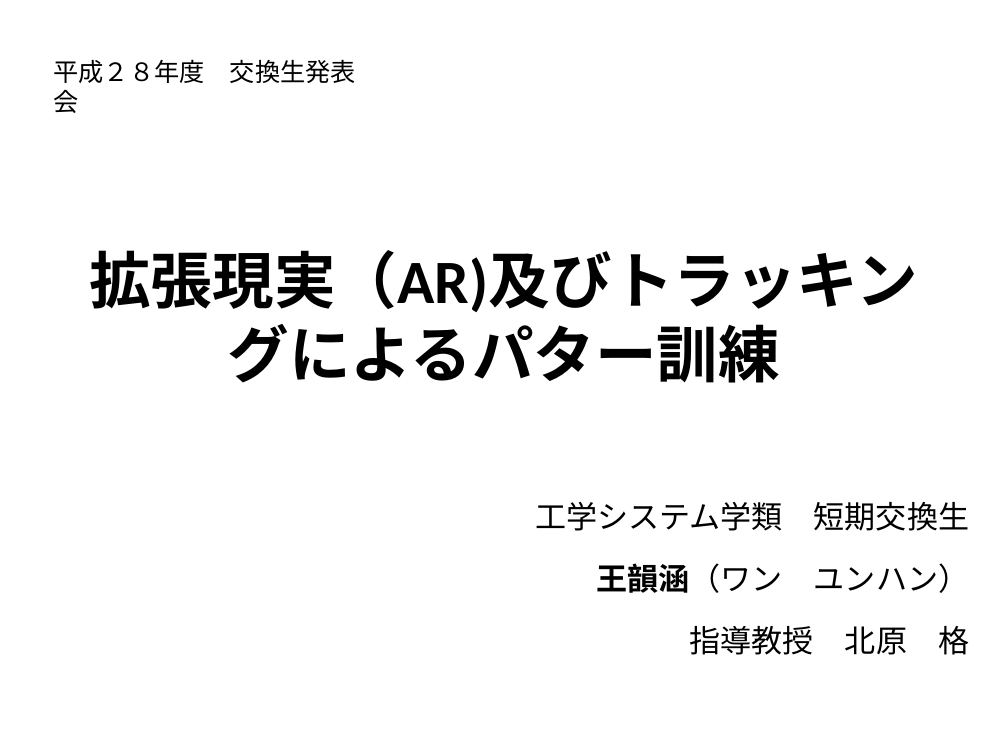
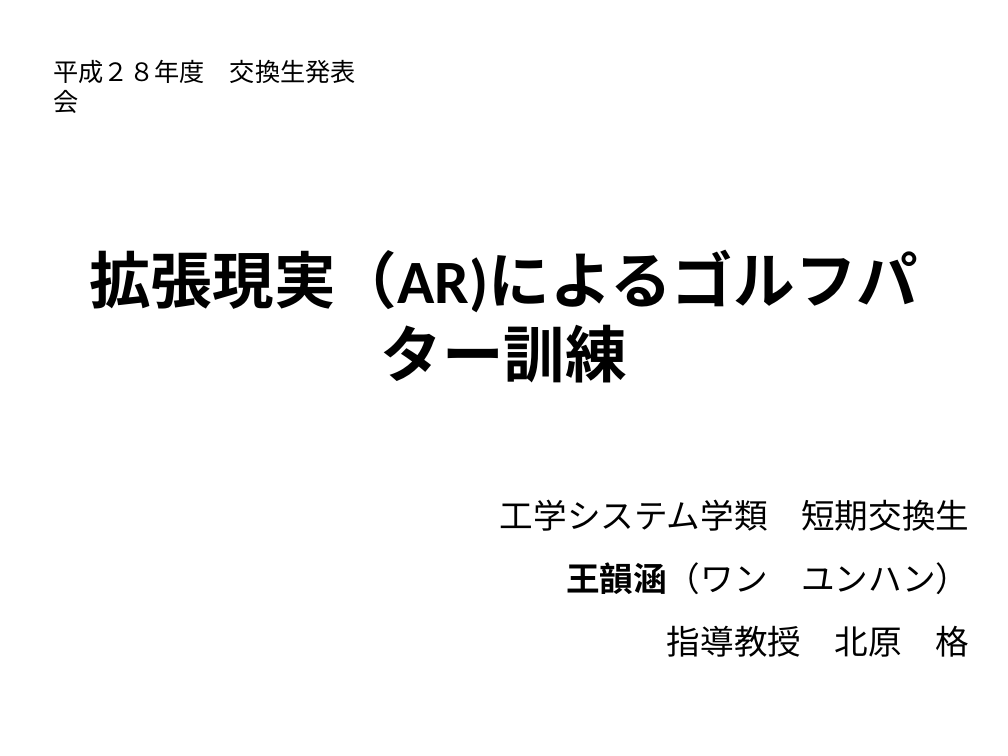
Before and after one commit to wangchan0708/AR_Golf_Trainer, a slide deck: slide 1 of 成果発表.pptx. Drawn at 1008x756 pixels with LibreOffice and Linux fonts; fonts in the diff are those of the drawing. Boxes give left, top, right and bottom in pixels: in the first picture for what was removed or moved away, otherwise in the second. Text is boxed around its words. In the diff, an @@ line names an element or a change of style, - is before the commit and + after.

Commit message:
revise slide title

```diff
--- a/成果発表.pptx
+++ b/成果発表.pptx
@@ title at <box>89,250,918,383</box>: text changed @@
-拡張現実（AR)及びトラッキングによるパター訓練
+拡張現実（AR)によるゴルフパター訓練
@@ subtitle "工学システム学類 短期交換生" at <box>500,499,970,657</box>: size 22.2 to 24 pt; line spacing 1.5 to 1.4 @@
```
Also in this commit, not shown: 1 other file.
